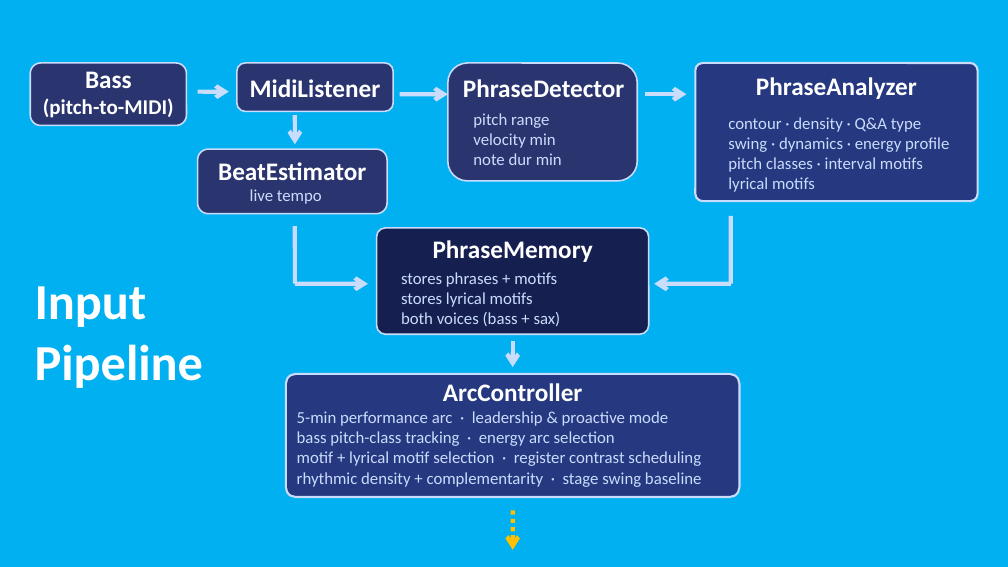
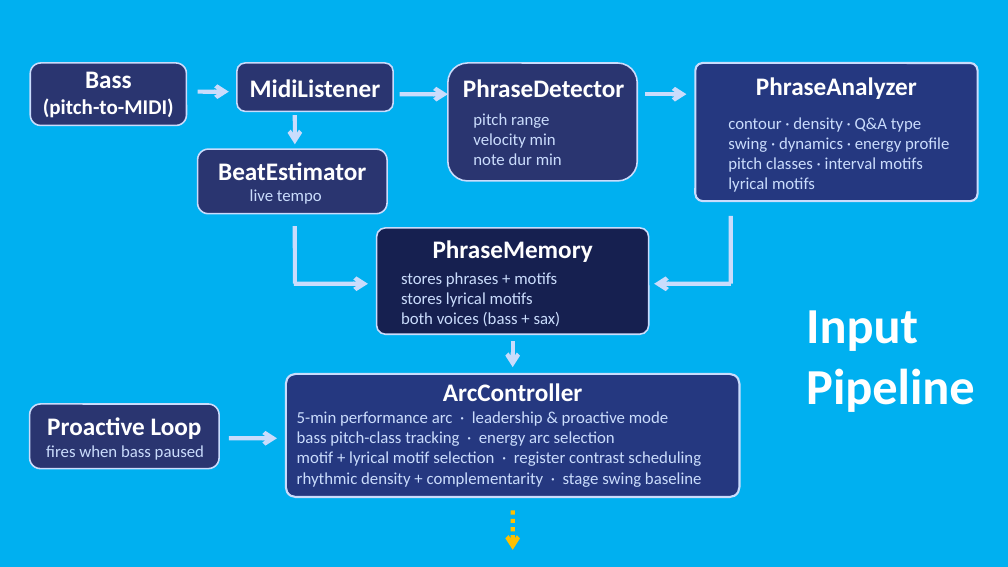
Before and after one commit to davidderoure/wolfson, a slide deck: slide 6 of docs/wolfson.pptx. Drawn at 1008x567 pixels with LibreOffice and Linux fonts; fonts in the diff are those of the drawing. Boxes give left, top, right and bottom in pixels: in the first picture for what was removed or moved away, otherwise in the second. Text is boxed around its words. In the diff, an @@ line names an element or a change of style, - is before the commit and + after.

```diff
--- a/docs/wolfson.pptx
+++ b/docs/wolfson.pptx
@@ text "Input Pipeline": place and size @@
-text "Input Pipeline" at (35,286,204,388)
+text "Input Pipeline" at (806,310,975,412)
@@ rounded rectangle added at (29,404,219,468), fill #2A3570, outline #CADCFC 1.5 pt @@
@@ text added at (47,417,202,439), 24 pt, text #FFFFFF, bold @@
+Proactive Loop
@@ text added at (46,445,204,460), 16 pt, text #CADCFC @@
+fires when bass paused
@@ arrow added from (229, 439) to (277, 439), #CADCFC 4 pt @@
```
Also in this commit, not shown: 2 other slides changed, 1 other file.
